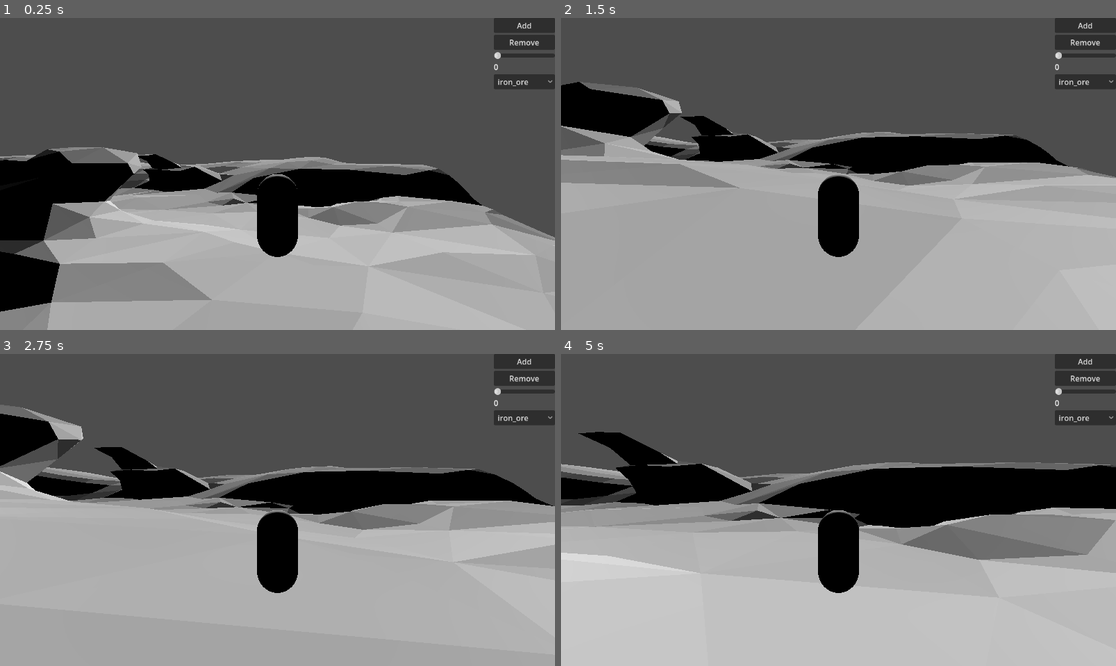
Above: before the commit, frames 1-4 (two rows, left to right).
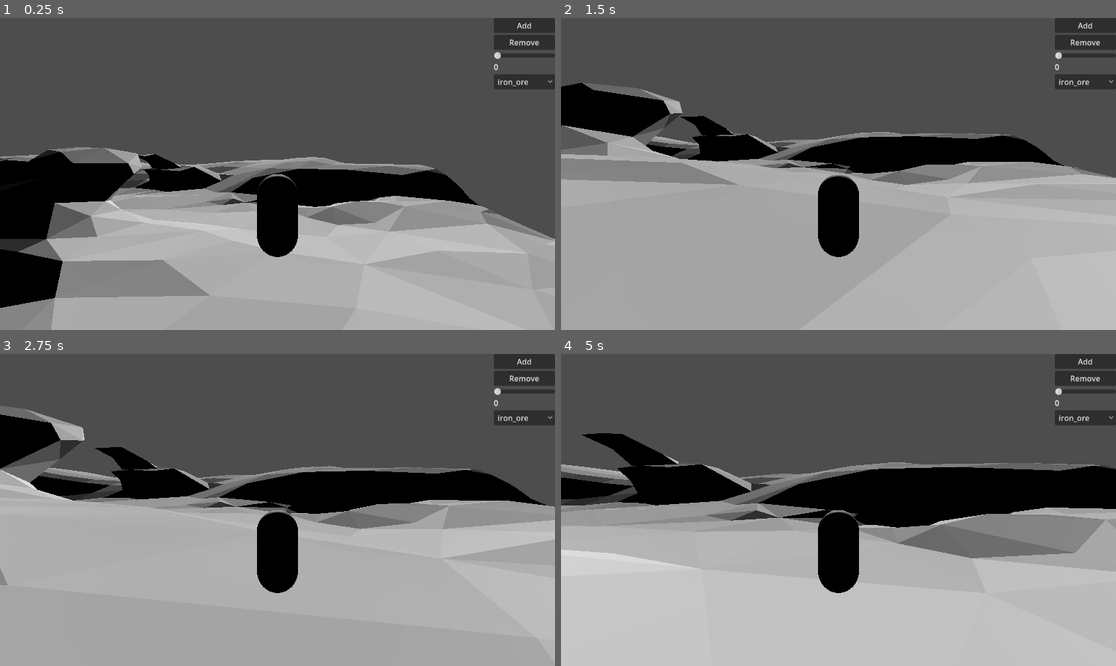
Above: after the commit, the same moments.

Repository: FyX0X/firkx-game-jam
Game: Godot game, scene res://main.tscn
The game is run twice, just before and just after one commit, with the same random seed, the same clock (stepped at 60 frames per second) and the same inputs.
Inputs (mouse positions are in pixels of both pictures, inside the frame that each line leads up to):
- Up to frame 1 (0.25 s): no input
- Up to frame 2 (1.5 s): move the mouse to (866, 174) at 0.52 s; hold W (forward) from 0.53 s (still down); tap Space (jump) at 0.77 s; move the mouse to (810, 174) at 1.27 s
- Up to frame 3 (2.75 s): keep holding W (forward); tap Space (jump) at 1.52 s; move the mouse to (288, 503) at 2.02 s
- Up to frame 4 (5 s): keep holding W (forward); move the mouse to (832, 516) at 2.77 s; tap Space (jump) at 3.02, 3.77, 4.52 s; move the mouse to (877, 513) at 3.52 s; move the mouse to (794, 506) at 4.27 s

The runs differ from the first frame. In frame 1, 2.1% of the frame differs, in the area x 0-100%, y 41-100%; in frame 2, 1.5%; in frame 3, 1.5%; in frame 4, 1.5%.

Commit message:
Map working again with buildings

Diff:
--- a/World/World.tscn
+++ b/World/World.tscn
@@ -4,7 +4,8 @@
 
 [node name="StaticBody3D" type="StaticBody3D" unique_id=1813780921]
 
-[node name="map_test_1" parent="." unique_id=1388119013 instance=ExtResource("1_folwd")]
+[node name="map_test_2" parent="." unique_id=254239541 instance=ExtResource("1_folwd")]
+transform = Transform3D(1, 0, 0, 0, 1, 0, 0, 0, 1, -0.28703034, 0, -0.4880829)
 
-[node name="DirectionalLight3D" type="DirectionalLight3D" parent="map_test_1" unique_id=208955167]
+[node name="DirectionalLight3D" type="DirectionalLight3D" parent="." unique_id=208955167]
 transform = Transform3D(1, 0, 0, 0, -0.8724122, 0.48877084, 0, -0.48877084, -0.8724122, 0, 157.70529, 0)
--- a/main.tscn
+++ b/main.tscn
@@ -19,3 +19,4 @@
 transform = Transform3D(1, 0, 0, 0, 1, 0, 0, 0, 1, 0.54638034, 5.4950824, 7.564541)
 
 [node name="Factory" parent="." unique_id=125905545 instance=ExtResource("5_lquwl")]
+transform = Transform3D(1, 0, 0, 0, 1, 0, 0, 0, 1, 0, 4.6014395, 0)
